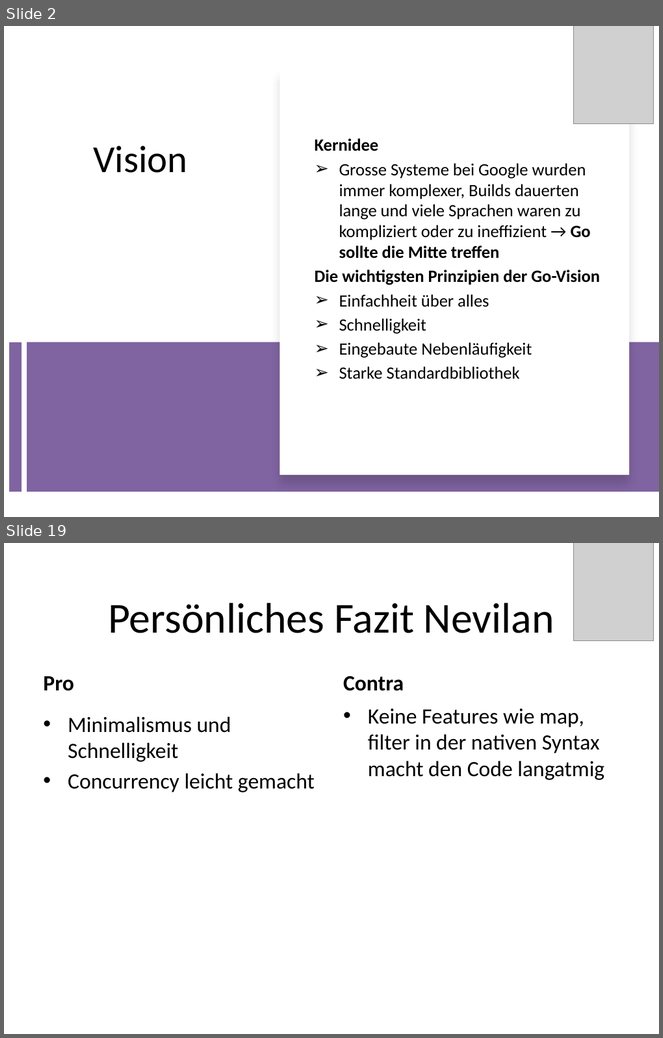
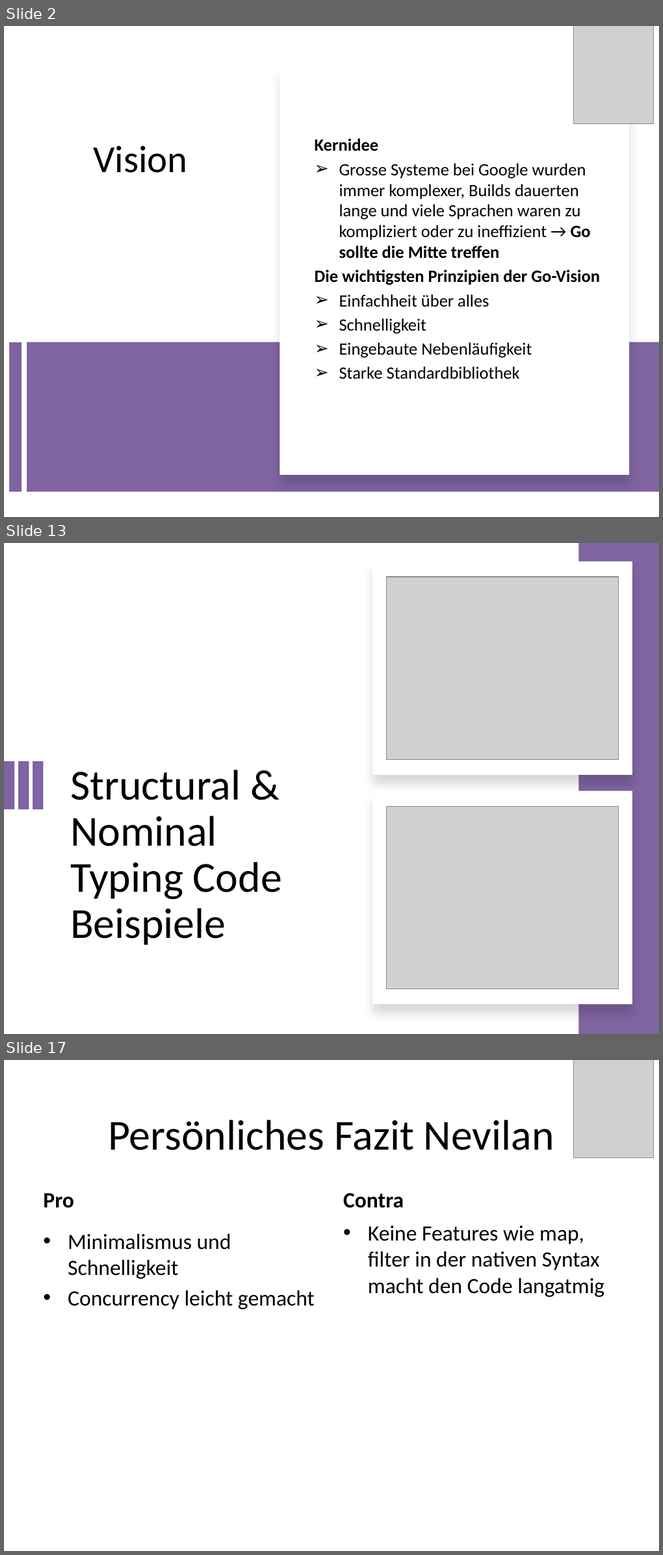
Before and after one commit to RatedNextGen/pcp-go, a slide deck: presentation/GO-Präsi.pptx. Shown one above the other, each under a label of ours: slides 2 and 19 before the commit, slides 2, 13 and 17 after it; the slides between them are not shown. The pictures are 663x1038 and 663x1555 pixels, drawn with LibreOffice and Linux fonts; fonts in the diff are those of the drawing; grey boxes stand for pictures. Boxes give left, top, right and bottom in pixels: in the first picture for what was removed or moved away, otherwise in the second. Text is boxed around its words. In the diff, an @@ line names an element or a change of style, - is before the commit and + after.

```diff
--- a/presentation/GO-Präsi.pptx
+++ b/presentation/GO-Präsi.pptx
@@ slide 13 added at box(4, 543, 659, 1034), background #FFFFFF @@
@@ rectangle added at box(372, 561, 633, 775), fill #FFFFFF @@
@@ rectangle added at box(579, 543, 659, 1034), fill #8064A2 @@
@@ picture added at box(387, 577, 620, 760) @@
@@ rectangle added at box(4, 761, 14, 809), fill #8064A2 @@
@@ rectangle added at box(18, 761, 29, 809), fill #8064A2 @@
@@ rectangle added at box(33, 761, 43, 809), fill #8064A2 @@
@@ title added at box(70, 770, 282, 945), 47 pt, text #000000 @@
+Structural & Nominal Typing Code Beispiele
@@ rectangle added at box(372, 791, 633, 1005), fill #FFFFFF @@
@@ picture added at box(387, 806, 620, 989) @@
@@ what was slide 19 is now slide 17 @@
```
Also in this commit, not shown: 10 slides changed, 4 other slides added, 7 slides removed, 12 other files.
